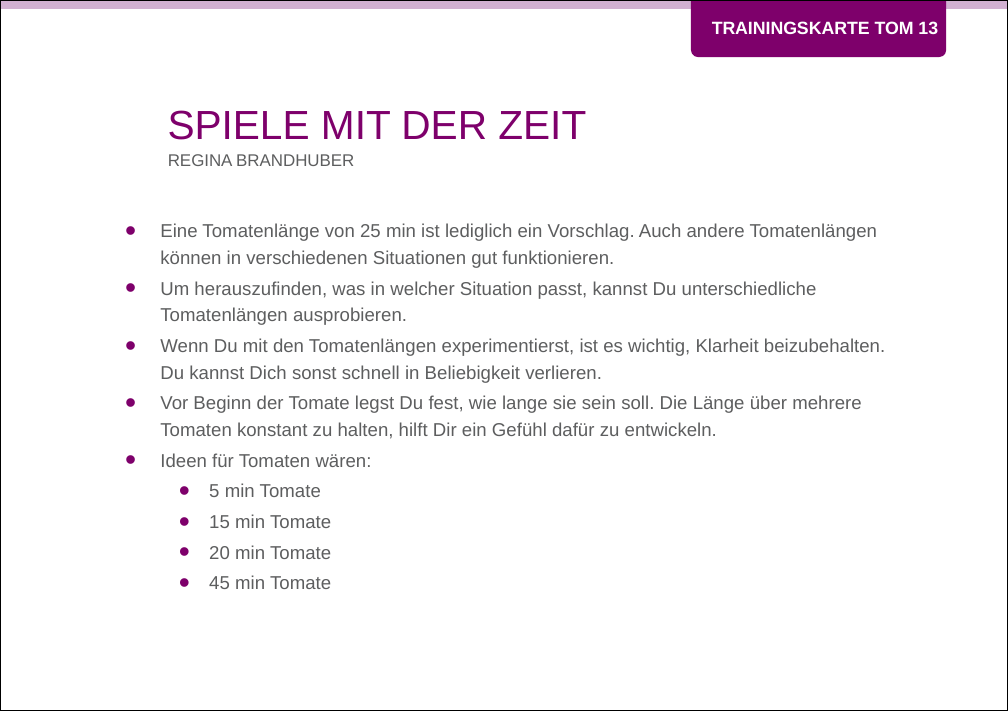
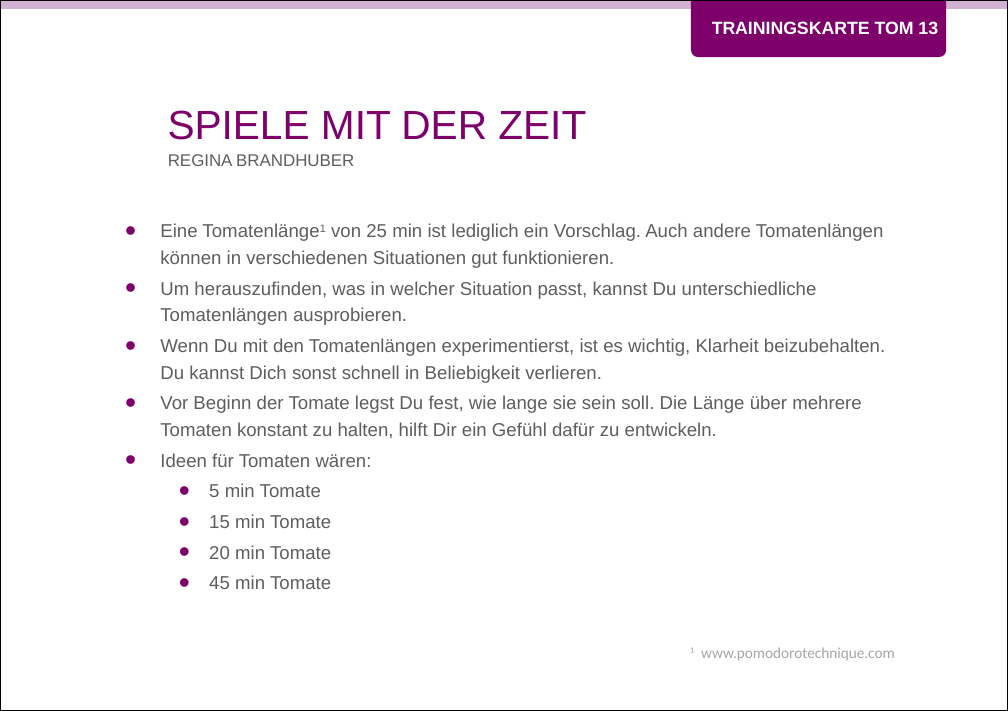
Before and after one commit to Teamtool/training-materials, a slide deck: slide 1 of music moves/Tomatoes (TOM)/ger/apprentice/ger_TOM_13_Spiele_mit_der_Zeit_MM_A.pptx. Drawn at 1008x711 pixels with LibreOffice and Linux fonts; fonts in the diff are those of the drawing; background and template pictures are left out. Boxes give left, top, right and bottom in pixels: in the first picture for what was removed or moved away, otherwise in the second. Text is boxed around its words. In the diff, an @@ line names an element or a change of style, - is before the commit and + after.

```diff
--- a/music moves/Tomatoes (TOM)/ger/apprentice/ger_TOM_13_Spiele_mit_der_Zeit_MM_A.pptx
+++ b/music moves/Tomatoes (TOM)/ger/apprentice/ger_TOM_13_Spiele_mit_der_Zeit_MM_A.pptx
@@ text at (160, 223, 884, 268): text changed @@
-• Eine Tomatenlänge von 25 min ist lediglich ein Vorschlag. Auch andere Tomatenlängen können in verschiedenen Situationen gut funktionieren.
+• Eine Tomatenlänge1 von 25 min ist lediglich ein Vorschlag. Auch andere Tomatenlängen können in verschiedenen Situationen gut funktionieren.
@@ text added at (690, 647, 895, 661), 9 pt, text #A6A6A6 @@
+1 www.pomodorotechnique.com
```
Also in this commit, not shown: 1 other file.
